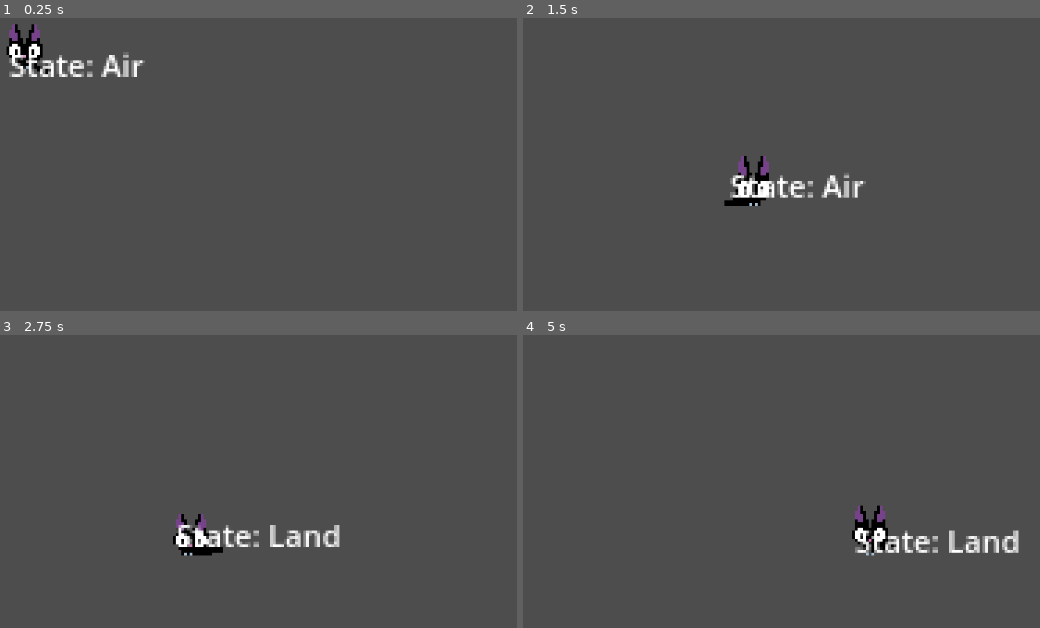
Above: before the commit, frames 1-4 (two rows, left to right).
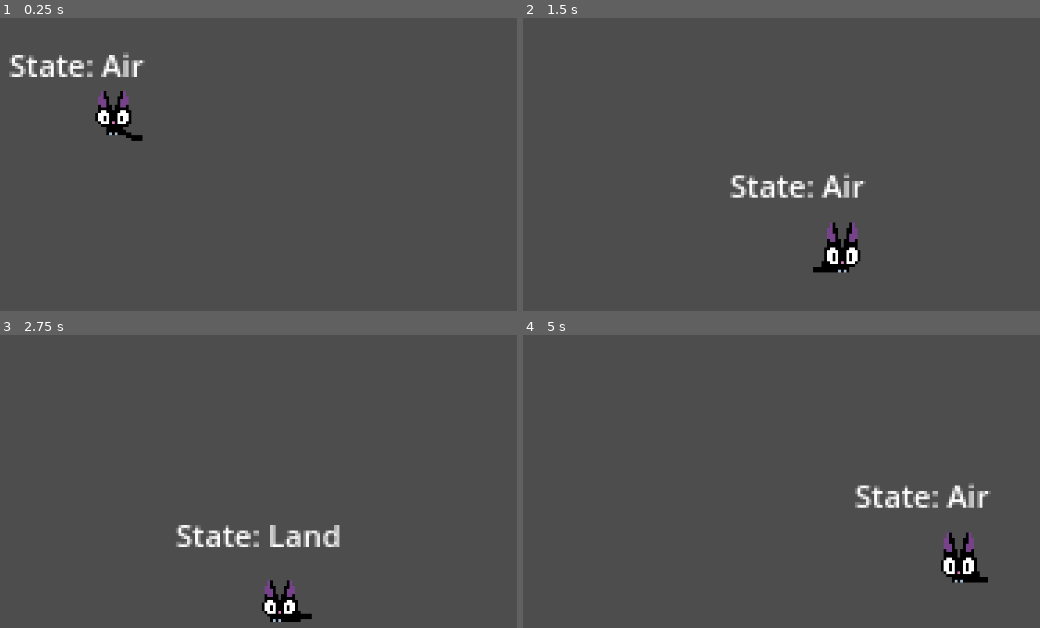
Above: after the commit, the same moments.

Repository: jebef/jimmy-mac
Game: Godot game, scene res://scenes/main.tscn
The game is run twice, just before and just after one commit, with the same random seed, the same clock (stepped at 60 frames per second) and the same inputs.
Inputs:
- Up to frame 1 (0.25 s): no input
- Up to frame 2 (1.5 s): hold Z (attack, bound only before the commit) 0.53-1.28 s; hold Right (right) from 0.53 s (still down); tap Space (jump) at 0.77, 0.8, 1.07, 1.35 s
- Up to frame 3 (2.75 s): tap Space (jump) at 1.52, 1.82, 2.3 s; tap Z (attack, bound only before the commit) at 1.55 s; release Right (right) at 2.03 s; hold Left (left) from 2.03 s (still down); hold Z (attack, bound only before the commit) from 2.03 s (still down)
- Up to frame 4 (5 s): release Left (left) at 2.78 s; release Z (attack, bound only before the commit) at 2.78 s; hold Right (right) 2.78-4.28 s; tap Z (attack, bound only before the commit) at 2.85, 4.35 s; tap Space (jump) at 3.02, 3.32, 4.52, 4.82 s; hold Space (jump) 3.53-4.28 s; hold Left (left) from 4.28 s (still down)

The runs differ from the first frame. In frame 1, 1.6% of the frame differs, in the area x 1-28%, y 2-42%; in frame 2, 1.8%; in frame 3, 1.5%; in frame 4, 3.6%, in the area x 63-96%, y 50-85%.

Commit message:
Added slash animation, bug with pixel offset

Diff:
--- a/project.godot
+++ b/project.godot
@@ -42,7 +42,7 @@
 "events": [Object(InputEventKey,"resource_local_to_scene":false,"resource_name":"","device":0,"window_id":0,"alt_presse …(189 unchanged characters)…
 ]
 }
-attack={
+melee={
 "deadzone": 0.5,
 "events": [Object(InputEventKey,"resource_local_to_scene":false,"resource_name":"","device":0,"window_id":0,"alt_presse …(189 unchanged characters)…
 ]
--- a/scenes/player.tscn
+++ b/scenes/player.tscn
@@ -1,7 +1,8 @@
-[gd_scene load_steps=39 format=3 uid="uid://dnb8reqaqef8a"]
+[gd_scene load_steps=43 format=3 uid="uid://dnb8reqaqef8a"]
 
 [ext_resource type="Script" path="res://scripts/Player.gd" id="1_86juh"]
 [ext_resource type="Texture2D" uid="uid://b3686i4j3t87" path="res://assets/jm_jump.png" id="2_3q2ht"]
+[ext_resource type="Texture2D" uid="uid://ch03qcf61c783" path="res://assets/jm_melee_centered.png" id="2_xs247"]
 [ext_resource type="Texture2D" uid="uid://fe5gayj62s03" path="res://assets/jm_idle.png" id="2_y0vtd"]
 [ext_resource type="Texture2D" uid="uid://ca46f7olqlbu4" path="res://assets/jm_run.png" id="3_8nyac"]
 [ext_resource type="Script" path="res://scripts/CharacterStateMachine.gd" id="3_hvh8t"]
@@ -14,57 +15,6 @@
 [sub_resource type="CircleShape2D" id="CircleShape2D_eg771"]
 radius = 5.0
 
-[sub_resource type="Animation" id="Animation_337so"]
-length = 0.001
-tracks/0/type = "value"
-tracks/0/imported = false
-tracks/0/enabled = true
-tracks/0/path = NodePath("Sprite2D:texture")
-tracks/0/interp = 1
-tracks/0/loop_wrap = true
-tracks/0/keys = {
-"times": PackedFloat32Array(0),
-"transitions": PackedFloat32Array(1),
-"update": 1,
-"values": [ExtResource("2_3q2ht")]
-}
-tracks/1/type = "value"
-tracks/1/imported = false
-tracks/1/enabled = true
-tracks/1/path = NodePath("Sprite2D:hframes")
-tracks/1/interp = 1
-tracks/1/loop_wrap = true
-tracks/1/keys = {
-"times": PackedFloat32Array(0),
-"transitions": PackedFloat32Array(1),
-"update": 1,
-"values": [11]
-}
-tracks/2/type = "value"
-tracks/2/imported = false
-tracks/2/enabled = true
-tracks/2/path = NodePath("Sprite2D:frame")
-tracks/2/interp = 1
-tracks/2/loop_wrap = true
-tracks/2/keys = {
-"times": PackedFloat32Array(0),
-"transitions": PackedFloat32Array(1),
-"update": 1,
-"values": [1]
-}
-tracks/3/type = "value"
-tracks/3/imported = false
-tracks/3/enabled = true
-tracks/3/path = NodePath("CollisionShape2D:position")
-tracks/3/interp = 1
-tracks/3/loop_wrap = true
-tracks/3/keys = {
-"times": PackedFloat32Array(0),
-"transitions": PackedFloat32Array(1),
-"update": 0,
-"values": [Vector2(0, -7)]
-}
-
 [sub_resource type="Animation" id="Animation_sem52"]
 resource_name = "fall"
 length = 0.4
@@ -116,6 +66,18 @@
 "transitions": PackedFloat32Array(1, 1),
 "update": 0,
 "values": [Vector2(0, -10), Vector2(0, -7)]
+}
+tracks/4/type = "value"
+tracks/4/imported = false
+tracks/4/enabled = true
+tracks/4/path = NodePath("Sprite2D:position")
+tracks/4/interp = 1
+tracks/4/loop_wrap = true
+tracks/4/keys = {
+"times": PackedFloat32Array(0),
+"transitions": PackedFloat32Array(1),
+"update": 0,
+"values": [Vector2(-16, -24)]
 }
 
 [sub_resource type="Animation" id="Animation_8qlhi"]
@@ -171,6 +133,18 @@
 "update": 0,
 "values": [Vector2(0, -7)]
 }
+tracks/4/type = "value"
+tracks/4/imported = false
+tracks/4/enabled = true
+tracks/4/path = NodePath("Sprite2D:position")
+tracks/4/interp = 1
+tracks/4/loop_wrap = true
+tracks/4/keys = {
+"times": PackedFloat32Array(0),
+"transitions": PackedFloat32Array(1),
+"update": 0,
+"values": [Vector2(-16, -24)]
+}
 
 [sub_resource type="Animation" id="Animation_xuqu2"]
 resource_name = "idle"
@@ -225,6 +199,18 @@
 "update": 0,
 "values": [Vector2(0, -5)]
 }
+tracks/4/type = "value"
+tracks/4/imported = false
+tracks/4/enabled = true
+tracks/4/path = NodePath("Sprite2D:position")
+tracks/4/interp = 1
+tracks/4/loop_wrap = true
+tracks/4/keys = {
+"times": PackedFloat32Array(0),
+"transitions": PackedFloat32Array(1),
+"update": 0,
+"values": [Vector2(-16, -24)]
+}
 
 [sub_resource type="Animation" id="Animation_aipar"]
 resource_name = "jump"
@@ -277,6 +263,18 @@
 "transitions": PackedFloat32Array(1, 1, 1, 1),
 "update": 0,
 "values": [Vector2(0, -5), Vector2(0, -5), Vector2(0, -5), Vector2(0, -11)]
+}
+tracks/4/type = "value"
+tracks/4/imported = false
+tracks/4/enabled = true
+tracks/4/path = NodePath("Sprite2D:position")
+tracks/4/interp = 1
+tracks/4/loop_wrap = true
+tracks/4/keys = {
+"times": PackedFloat32Array(0),
+"transitions": PackedFloat32Array(1),
+"update": 0,
+"values": [Vector2(-16, -24)]
 }
 
 [sub_resource type="Animation" id="Animation_jantb"]
@@ -332,6 +330,18 @@
 "update": 0,
 "values": [Vector2(0, -11)]
 }
+tracks/4/type = "value"
+tracks/4/imported = false
+tracks/4/enabled = true
+tracks/4/path = NodePath("Sprite2D:position")
+tracks/4/interp = 1
+tracks/4/loop_wrap = true
+tracks/4/keys = {
+"times": PackedFloat32Array(0),
+"transitions": PackedFloat32Array(1),
+"update": 0,
+"values": [Vector2(-16, -24)]
+}
 
 [sub_resource type="Animation" id="Animation_l3l8i"]
 resource_name = "land"
@@ -384,6 +394,18 @@
 "transitions": PackedFloat32Array(1, 1),
 "update": 0,
 "values": [Vector2(0, -7), Vector2(0, -5)]
+}
+tracks/4/type = "value"
+tracks/4/imported = false
+tracks/4/enabled = true
+tracks/4/path = NodePath("Sprite2D:position")
+tracks/4/interp = 1
+tracks/4/loop_wrap = true
+tracks/4/keys = {
+"times": PackedFloat32Array(0),
+"transitions": PackedFloat32Array(1),
+"update": 0,
+"values": [Vector2(-16, -24)]
 }
 
 [sub_resource type="Animation" id="Animation_wr2r2"]
@@ -439,10 +461,74 @@
 "update": 0,
 "values": [Vector2(0, -5)]
 }
-
-[sub_resource type="Animation" id="Animation_a3m2m"]
+tracks/4/type = "value"
+tracks/4/imported = false
+tracks/4/enabled = true
+tracks/4/path = NodePath("Sprite2D:position")
+tracks/4/interp = 1
+tracks/4/loop_wrap = true
+tracks/4/keys = {
+"times": PackedFloat32Array(0),
+"transitions": PackedFloat32Array(1),
+"update": 0,
+"values": [Vector2(-16, -24)]
+}
+
+[sub_resource type="Animation" id="Animation_q8i6j"]
+length = 0.001
+tracks/0/type = "value"
+tracks/0/imported = false
+tracks/0/enabled = true
+tracks/0/path = NodePath("Sprite2D:position")
+tracks/0/interp = 1
+tracks/0/loop_wrap = true
+tracks/0/keys = {
+"times": PackedFloat32Array(0),
+"transitions": PackedFloat32Array(1),
+"update": 0,
+"values": [Vector2(-16, -24)]
+}
+tracks/1/type = "value"
+tracks/1/imported = false
+tracks/1/enabled = true
+tracks/1/path = NodePath("Sprite2D:texture")
+tracks/1/interp = 1
+tracks/1/loop_wrap = true
+tracks/1/keys = {
+"times": PackedFloat32Array(0),
+"transitions": PackedFloat32Array(1),
+"update": 1,
+"values": [ExtResource("2_xs247")]
+}
+tracks/2/type = "value"
+tracks/2/imported = false
+tracks/2/enabled = true
+tracks/2/path = NodePath("Sprite2D:hframes")
+tracks/2/interp = 1
+tracks/2/loop_wrap = true
+tracks/2/keys = {
+"times": PackedFloat32Array(0),
+"transitions": PackedFloat32Array(1),
+"update": 1,
+"values": [8]
+}
+tracks/3/type = "value"
+tracks/3/imported = false
+tracks/3/enabled = true
+tracks/3/path = NodePath("Sprite2D:frame")
+tracks/3/interp = 1
+tracks/3/loop_wrap = true
+tracks/3/keys = {
+"times": PackedFloat32Array(0),
+"transitions": PackedFloat32Array(1),
+"update": 1,
+"values": [1]
+}
+
+[sub_resource type="Animation" id="Animation_ddh15"]
 resource_name = "melee"
-step = 0.1
+length = 0.35
+step = 0.05
 tracks/0/type = "value"
 tracks/0/imported = false
 tracks/0/enabled = true
@@ -450,10 +536,10 @@
 tracks/0/interp = 1
 tracks/0/loop_wrap = true
 tracks/0/keys = {
-"times": PackedFloat32Array(),
-"transitions": PackedFloat32Array(),
-"update": 1,
-"values": []
+"times": PackedFloat32Array(0),
+"transitions": PackedFloat32Array(1),
+"update": 1,
+"values": [ExtResource("2_xs247")]
 }
 tracks/1/type = "value"
 tracks/1/imported = false
@@ -462,10 +548,10 @@
 tracks/1/interp = 1
 tracks/1/loop_wrap = true
 tracks/1/keys = {
-"times": PackedFloat32Array(),
-"transitions": PackedFloat32Array(),
-"update": 1,
-"values": []
+"times": PackedFloat32Array(0),
+"transitions": PackedFloat32Array(1),
+"update": 1,
+"values": [8]
 }
 tracks/2/type = "value"
 tracks/2/imported = false
@@ -474,22 +560,34 @@
 tracks/2/interp = 1
 tracks/2/loop_wrap = true
 tracks/2/keys = {
-"times": PackedFloat32Array(),
-"transitions": PackedFloat32Array(),
-"update": 1,
-"values": []
+"times": PackedFloat32Array(0, 0.05, 0.1, 0.15, 0.2, 0.25, 0.3),
+"transitions": PackedFloat32Array(1, 1, 1, 1, 1, 1, 1),
+"update": 1,
+"values": [1, 2, 3, 4, 5, 6, 7]
+}
+tracks/3/type = "value"
+tracks/3/imported = false
+tracks/3/enabled = true
+tracks/3/path = NodePath("Sprite2D:position")
+tracks/3/interp = 1
+tracks/3/loop_wrap = true
+tracks/3/keys = {
+"times": PackedFloat32Array(0),
+"transitions": PackedFloat32Array(1),
+"update": 0,
+"values": [Vector2(-64, -72)]
 }
 
 [sub_resource type="AnimationLibrary" id="AnimationLibrary_0n1ta"]
 _data = {
-"RESET": SubResource("Animation_337so"),
+"RESET": SubResource("Animation_q8i6j"),
 "fall": SubResource("Animation_sem52"),
 "fall_loop": SubResource("Animation_8qlhi"),
 "idle": SubResource("Animation_xuqu2"),
 "jump": SubResource("Animation_aipar"),
 "jump_loop": SubResource("Animation_jantb"),
 "land": SubResource("Animation_l3l8i"),
-"melee": SubResource("Animation_a3m2m"),
+"melee": SubResource("Animation_ddh15"),
 "run": SubResource("Animation_wr2r2")
 }
 
@@ -526,6 +624,9 @@
 [sub_resource type="AnimationNodeAnimation" id="AnimationNodeAnimation_3dtju"]
 animation = &"land"
 
+[sub_resource type="AnimationNodeAnimation" id="AnimationNodeAnimation_71tjb"]
+animation = &"melee"
+
 [sub_resource type="AnimationNodeStateMachineTransition" id="AnimationNodeStateMachineTransition_kkwtc"]
 advance_mode = 2
 
@@ -544,6 +645,12 @@
 [sub_resource type="AnimationNodeStateMachineTransition" id="AnimationNodeStateMachineTransition_gq3nf"]
 
 [sub_resource type="AnimationNodeStateMachineTransition" id="AnimationNodeStateMachineTransition_45p1p"]
+switch_mode = 2
+advance_mode = 2
+
+[sub_resource type="AnimationNodeStateMachineTransition" id="AnimationNodeStateMachineTransition_6a4g8"]
+
+[sub_resource type="AnimationNodeStateMachineTransition" id="AnimationNodeStateMachineTransition_jd8b1"]
 switch_mode = 2
 advance_mode = 2
 
@@ -552,31 +659,32 @@
 states/Move/position = Vector2(418, 100)
 states/Start/position = Vector2(263, 100)
 states/fall/node = SubResource("AnimationNodeAnimation_25tit")
-states/fall/position = Vector2(575, 255)
+states/fall/position = Vector2(844, 255)
 states/fall_loop/node = SubResource("AnimationNodeAnimation_pix8m")
-states/fall_loop/position = Vector2(681, 255)
+states/fall_loop/position = Vector2(950, 255)
 states/jump/node = SubResource("AnimationNodeAnimation_yghx2")
-states/jump/position = Vector2(329, 255)
+states/jump/position = Vector2(598, 255)
 states/jump_loop/node = SubResource("AnimationNodeAnimation_q7hbl")
-states/jump_loop/position = Vector2(453, 255)
+states/jump_loop/position = Vector2(722, 255)
 states/land/node = SubResource("AnimationNodeAnimation_3dtju")
-states/land/position = Vector2(797, 255)
-transitions = ["Start", "Move", SubResource("AnimationNodeStateMachineTransition_kkwtc"), "jump", "jump_loop", SubResource("AnimationNodeStateMachineTransition_72upe"), "jump_loop", "fall", SubResource("AnimationNodeStateMachineTransition_qfcku"), "fall", "fall_loop", SubResource("AnimationNodeStateMachineTransition_c1p2g"), "fall_loop", "land", SubResource("AnimationNodeStateMachineTransition_bt14g"), "Move", "jump", SubResource("AnimationNodeStateMachineTransition_gq3nf"), "land", "Move", SubResource("AnimationNodeStateMachineTransition_45p1p")]
+states/land/position = Vector2(1066, 255)
+states/melee/node = SubResource("AnimationNodeAnimation_71tjb")
+states/melee/position = Vector2(322, 255)
+transitions = ["Start", "Move", SubResource("AnimationNodeStateMachineTransition_kkwtc"), "jump", "jump_loop", SubResource("AnimationNodeStateMachineTransition_72upe"), "jump_loop", "fall", SubResource("AnimationNodeStateMachineTransition_qfcku"), "fall", "fall_loop", SubResource("AnimationNodeStateMachineTransition_c1p2g"), "fall_loop", "land", SubResource("AnimationNodeStateMachineTransition_bt14g"), "Move", "jump", SubResource("AnimationNodeStateMachineTransition_gq3nf"), "land", "Move", SubResource("AnimationNodeStateMachineTransition_45p1p"), "Move", "melee", SubResource("AnimationNodeStateMachineTransition_6a4g8"), "melee", "Move", SubResource("AnimationNodeStateMachineTransition_jd8b1")]
 
 [node name="Player" type="CharacterBody2D"]
 texture_filter = 1
 script = ExtResource("1_86juh")
 
 [node name="Sprite2D" type="Sprite2D" parent="."]
-position = Vector2(-48, -40)
-texture = ExtResource("2_3q2ht")
+position = Vector2(-16, -24)
+texture = ExtResource("2_xs247")
 centered = false
-offset = Vector2(0, -8)
-hframes = 11
+hframes = 8
 frame = 1
 
 [node name="CollisionShape2D" type="CollisionShape2D" parent="."]
-position = Vector2(0, -7)
+position = Vector2(0, -5)
 shape = SubResource("CircleShape2D_eg771")
 
 [node name="AnimationPlayer" type="AnimationPlayer" parent="."]
@@ -596,11 +704,12 @@
 current_state = NodePath("Ground")
 animation_tree = NodePath("../AnimationTree")
 
-[node name="Ground" type="Node" parent="CharacterStateMachine" node_paths=PackedStringArray("air_state")]
+[node name="Ground" type="Node" parent="CharacterStateMachine" node_paths=PackedStringArray("air_state", "attack_state")]
 script = ExtResource("4_ujrk5")
 air_state = NodePath("../Air")
+attack_state = NodePath("../Attack")
 jump_animation_name = "jump"
-melee_animation_name = "attack"
+melee_animation_name = "melee"
 
 [node name="Air" type="Node" parent="CharacterStateMachine" node_paths=PackedStringArray("land_state")]
 script = ExtResource("5_0q0cy")
@@ -613,8 +722,10 @@
 ground_state = NodePath("../Ground")
 land_animation_name = &"land"
 
-[node name="Attack" type="Node" parent="CharacterStateMachine"]
+[node name="Attack" type="Node" parent="CharacterStateMachine" node_paths=PackedStringArray("ground_state")]
 script = ExtResource("9_6nsxs")
+melee_animation_name = &"melee"
+ground_state = NodePath("../Ground")
 
 [node name="CharacterStateMachineLabel" type="Label" parent="." node_paths=PackedStringArray("state_machine")]
 offset_left = -39.0
@@ -627,3 +738,4 @@
 state_machine = NodePath("../CharacterStateMachine")
 
 [connection signal="animation_finished" from="AnimationTree" to="CharacterStateMachine/Land" method="_on_animation_tree_animation_finished"]
+[connection signal="animation_finished" from="AnimationTree" to="CharacterStateMachine/Attack" method="_on_animation_tree_animation_finished"]
--- a/scripts/Attack.gd
+++ b/scripts/Attack.gd
@@ -1 +1,8 @@
 extends State
+
+@export var melee_animation_name : StringName = ""
+@export var ground_state : State = null
+
+func _on_animation_tree_animation_finished(anim_name: StringName) -> void:
+	if anim_name == melee_animation_name:
+		next_state = ground_state
--- a/scripts/GroundState.gd
+++ b/scripts/GroundState.gd
@@ -11,8 +11,7 @@
 func state_input(event : InputEvent):
 	if event.is_action_pressed("jump"):
 		jump()
-
-	if event.is_action_pressed("attack"):
+	elif event.is_action_pressed("melee"):
 		melee()
 
 func state_process(delta : float) -> void:
Binary file added: assets/jm_melee_centered.png
Not shown, added: assets/jm_melee_centered.png.import
